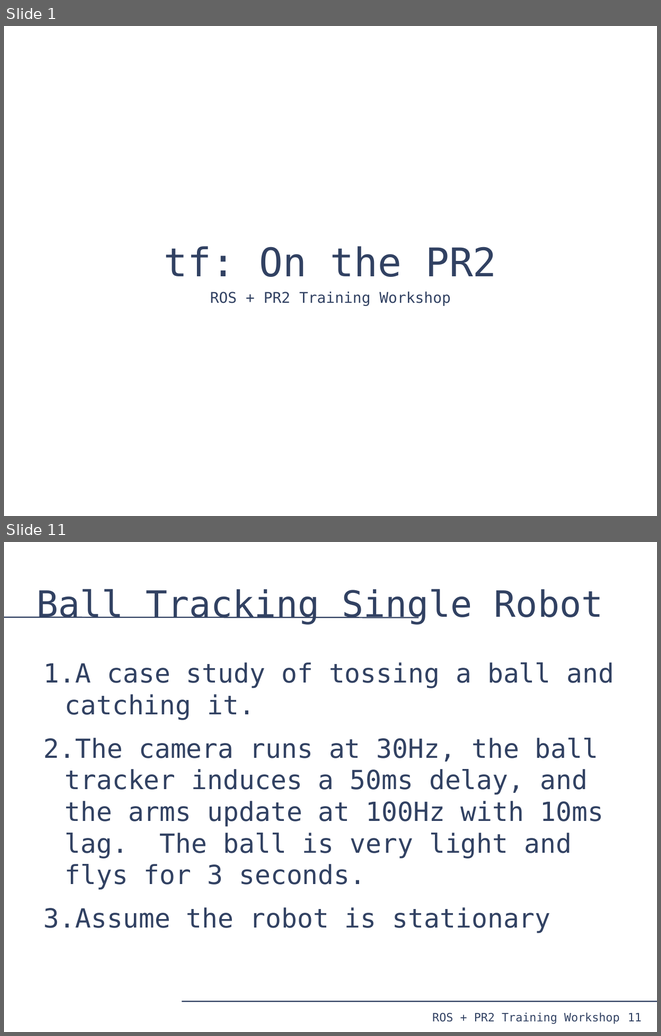
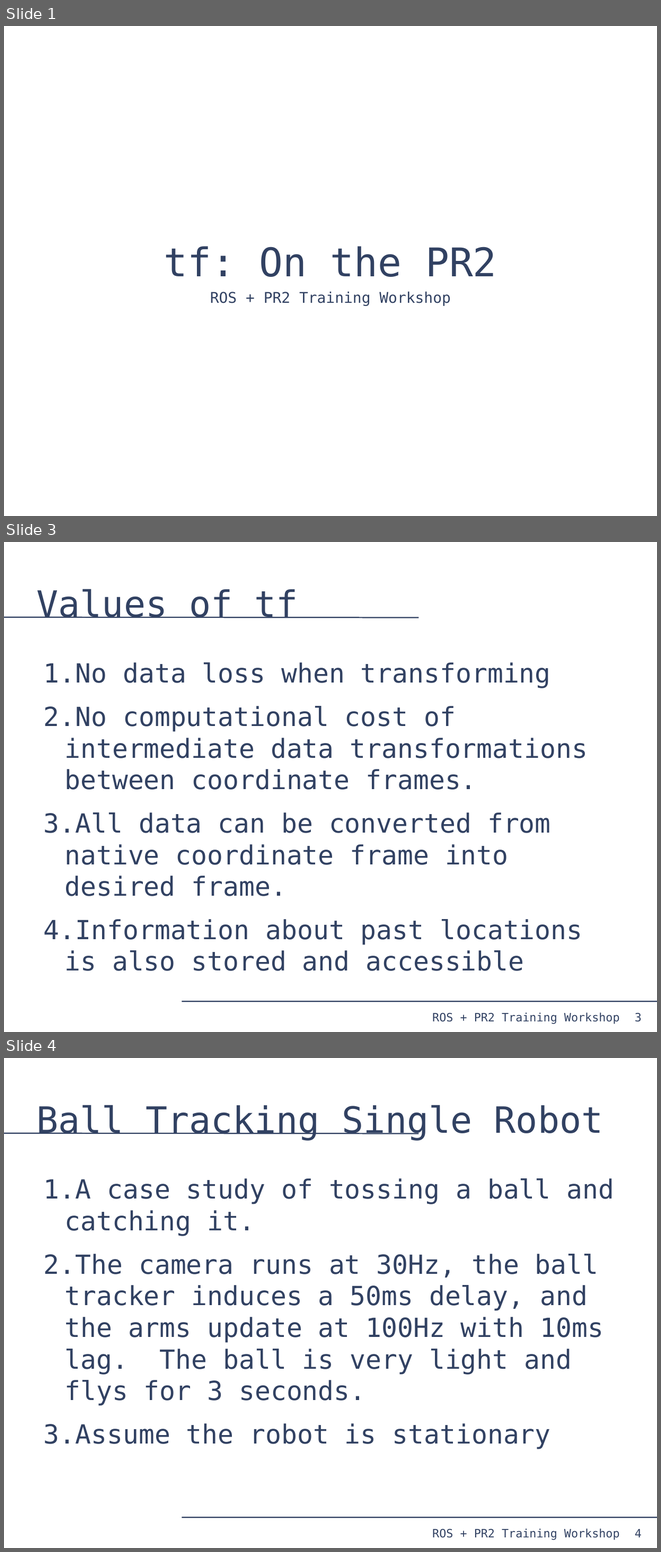
Before and after one commit to PR2/pr2_docs, a slide deck: pr2_training_workshop/tf/tf_training.odp. Shown one above the other, each under a label of ours: slides 1 and 11 before the commit, slides 1, 3 and 4 after it; the slides between them are not shown. The pictures are 661x1036 and 661x1552 pixels, drawn with LibreOffice and Linux fonts; fonts in the diff are those of the drawing. Boxes give left, top, right and bottom in pixels: in the first picture for what was removed or moved away, otherwise in the second. Text is boxed around its words. In the diff, an @@ line names an element or a change of style, - is before the commit and + after.

Commit message:
filled out frame ids

```diff
--- a/pr2_training_workshop/tf/tf_training.odp
+++ b/pr2_training_workshop/tf/tf_training.odp
@@ slide 3 added at bbox=[4, 542, 657, 1032], background #FFFFFF; not listed: 4 template elements that a slide beside it also shows @@
@@ title added at bbox=[37, 589, 298, 618], 44 pt, text #314162 @@
+Values of tf
@@ text added at bbox=[44, 662, 588, 971], 32 pt, text #314162 @@
+1. No data loss when transforming
+2. No computational cost of intermediate data transformations between coordinate frames.
+3. All data can be converted from native coordinate frame into desired frame.
+4. Information about past locations is also stored and accessible
@@ what was slide 11 is now slide 4 @@
@@ page number at bbox=[635, 1529, 642, 1537]: text changed @@
-11
+4
```
Also in this commit, not shown: 3 slides changed, 1 other slide added, 1 slide removed.
